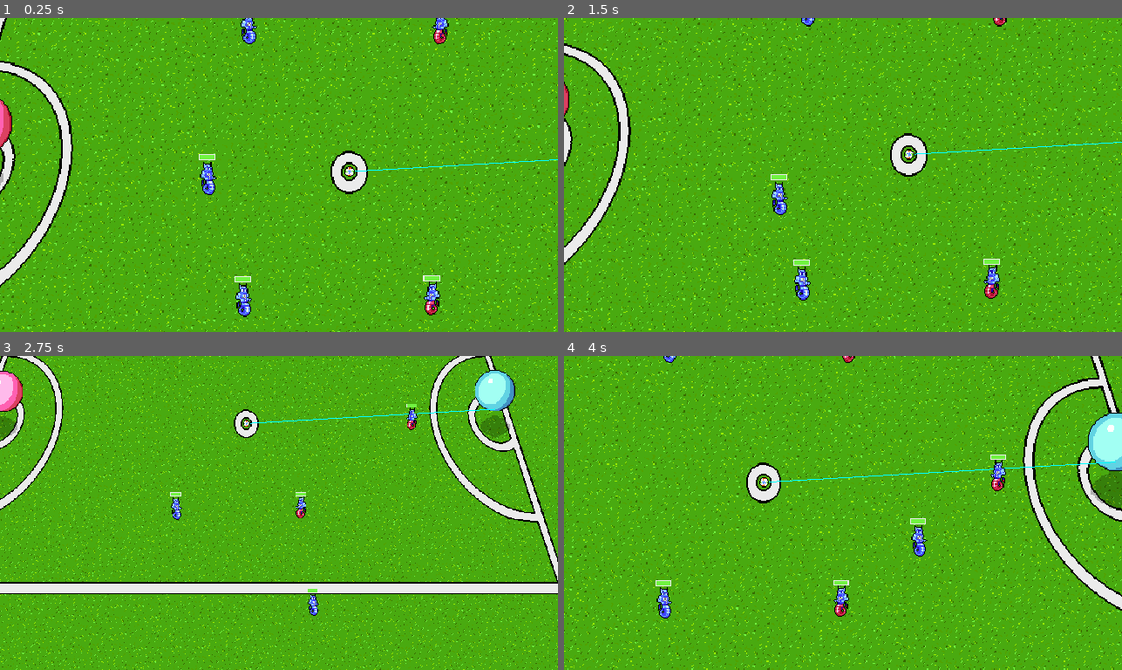
Above: before the commit, frames 1-4 (two rows, left to right).
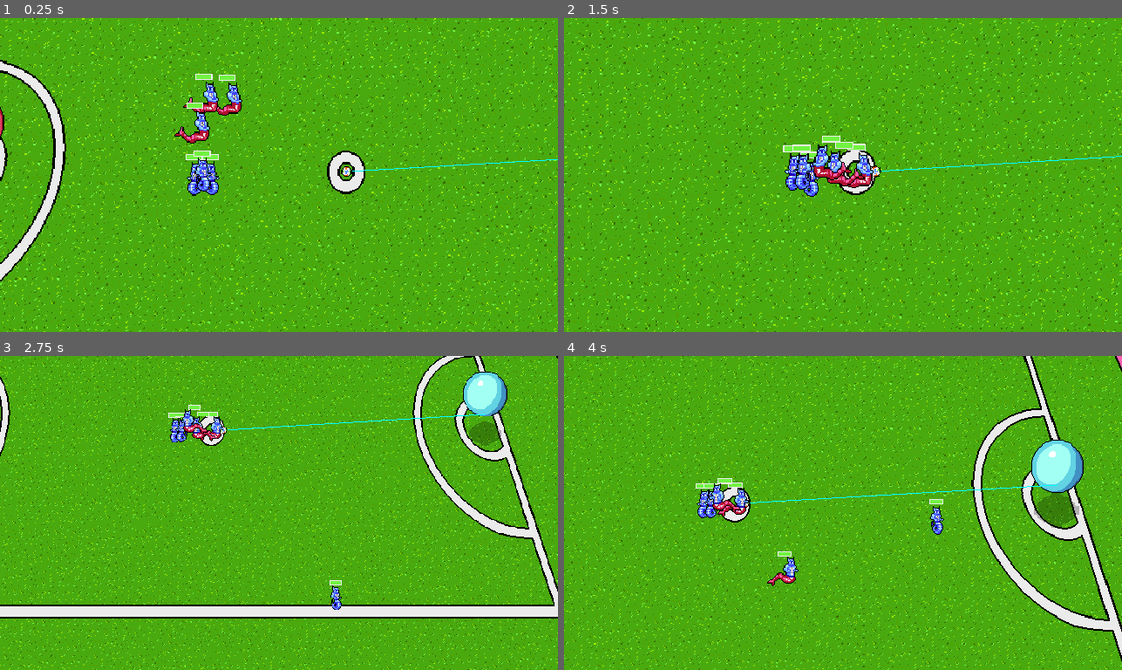
Above: after the commit, the same moments.

Repository: gamkedo-la/Elementaball
Game: Godot game, scene res://Node2D.tscn
Same seed, same stepped clock (60 frames per second), same inputs: the game is played once before the commit and once after it.
Inputs:
- Up to frame 1 (0.25 s): no input
- Up to frame 2 (1.5 s): hold Right (ui_right) 0.53-1.28 s; hold Down (ui_down) from 1.28 s (still down)
- Up to frame 3 (2.75 s): release Down (ui_down) at 2.03 s; hold Right (ui_right) from 2.03 s (still down)
- Up to frame 4 (4 s): release Right (ui_right) at 2.78 s; hold Up (ui_up) 2.78-3.53 s; hold Left (ui_left) from 3.53 s (still down)

The runs differ from the first frame. In frame 1, 17% of the frame differs, in the area x 0-100%, y 0-100%; in frame 2, 17%; in frame 3, 27%; in frame 4, 23%.
Error before the commit: Invalid get index 'global_position' (on base: 'Nil'). (res://Players/Player.gd:149)

Commit message:
Muddling through movement AI by trial and error (WIP)

Diff:
--- a/Node2D.tscn
+++ b/Node2D.tscn
@@ -10,19 +10,19 @@
 [ext_resource path="res://Art/Sprites/enemy_goal.png" type="Texture" id=8]
 [ext_resource path="res://Players/blue_player_stats.tres" type="Resource" id=10]
 
+[sub_resource type="AnimationNodeStateMachinePlayback" id=1]
+
+[sub_resource type="AnimationNodeStateMachinePlayback" id=2]
+
+[sub_resource type="AnimationNodeStateMachinePlayback" id=3]
+
+[sub_resource type="AnimationNodeStateMachinePlayback" id=4]
+
 [sub_resource type="AnimationNodeStateMachinePlayback" id=5]
 
 [sub_resource type="AnimationNodeStateMachinePlayback" id=6]
 
-[sub_resource type="AnimationNodeStateMachinePlayback" id=7]
-
-[sub_resource type="AnimationNodeStateMachinePlayback" id=2]
-
-[sub_resource type="AnimationNodeStateMachinePlayback" id=3]
-
-[sub_resource type="AnimationNodeStateMachinePlayback" id=4]
-
-[sub_resource type="CircleShape2D" id=1]
+[sub_resource type="CircleShape2D" id=7]
 radius = 42.2346
 
 [node name="Main" type="Node2D"]
@@ -106,8 +106,21 @@
 fieldPosition = "EnemyCenter"
 starting_stats = ExtResource( 10 )
 
+[node name="InterceptArea" parent="Enemy" index="0"]
+position = Vector2( 0, 0 )
+
+[node name="Health Bar" parent="Enemy" index="1"]
+margin_left = -73.3222
+margin_top = -46.9349
+margin_right = -73.3222
+margin_bottom = -46.9349
+
+[node name="EnemyCollider" parent="Enemy" index="2"]
+position = Vector2( 0.148666, -0.743263 )
+rotation = 0.0283279
+
 [node name="AnimationTree" parent="Enemy" index="4"]
-parameters/playback = SubResource( 2 )
+parameters/playback = SubResource( 4 )
 
 [node name="Enemy3" parent="." groups=[
 "enemy_team",
--- a/Players/AIPlayer.gd
+++ b/Players/AIPlayer.gd
@@ -14,6 +14,7 @@
 var tacklerIsSelf = false
 var stealCooldown = false
 var defenseZone
+var myOpponent = "opposing_team"
 
 #States for offense
 export var controlling = false
@@ -73,6 +74,9 @@
 
 	if self.is_in_group("enemy_team"):
 		characterName = characterName + " Enemy"
+		myOpponent = "player_team"
+	else:
+		myOpponent = "enemy_team"
 
 	idleAnim = characterName + " Idle"
 	runningAnim = characterName + " Run"
@@ -84,15 +88,26 @@
 func _physics_process(delta):
 	if controlling == false:
 
+		if inPossession:
+			return
+
 		#if the enemy's defense range collides with the ball
 		if intercepting == true:
+			#print("intercepting")
 			intercept()
 
-		#TODO if ball is out of range, returns to assigned zone
+		#If nobody has the ball, try to get it.
+		elif !ball.playerInPossession:
+			destination = ball.global_position
+			velocity = (destination-self.position).normalized()*speed;
+
+		#If ball is out of range, returns to assigned zone
 		else:
 			defend_zone()
 		update()
 		#TODO: Add offensive AI - running toward goal, passing, kicking
+
+		velocity = move_and_slide(velocity)
 
 		if velocity.x > 0.1:
 			$ThingsToFlip.scale.x = -1
@@ -116,10 +131,16 @@
 	if(inDefenseZone == false):
 		destination = defenseZone.global_position
 		velocity = (destination-self.position).normalized()*speed;
-		_move_to_target("defenseZone")
-	else:
-		#TODO moves between ball and their own goal within assigned zone
-		velocity = Vector2.ZERO
+		#print("returning to defense zone")
+	else:
+		#Moves between ball and their own goal within assigned zone
+		var goalPosition = Vector2()
+		goalPosition = get_node("../Goal").global_position
+		destination = Geometry.get_closest_point_to_segment_2d (Vector2.ZERO, to_local(ball.position), to_local(goalPosition))
+		velocity = (destination-Vector2.ZERO).normalized()*speed;
+		#print("guarding defense zone")
+
+	check_and_slide()
 
 func set_possession(player):
 	if player == self:
@@ -135,9 +156,8 @@
 
 
 func intercept(type = "normal"):
-	if destination == to_local(ball.playerInPossession.global_position):
-		_move_to_target("tackle")
-	elif destination != to_local(ball.global_position):
+	var distance2Target = destination.distance_to(Vector2.ZERO);
+	if destination != to_local(ball.global_position):
 		reset_intercept()
 	else:
 		velocity = (destination-Vector2.ZERO).normalized()*speed;
@@ -146,25 +166,19 @@
 func _move_to_target(targetType):
 	var distance2Target = destination.distance_to(Vector2.ZERO);
 	var ballPosition = to_local(ball.global_position)
-	var tackleTarget = to_local(ball.playerInPossession.global_position)
-	if(destination == tackleTarget and distance2Target > 30):
-		check_and_slide(distance2Target)
-	elif(destination == ballPosition  and distance2Target > 50):
-		check_and_slide(distance2Target)
-	elif (targetType == "intercept" and destination != to_local(ball.global_position)):
-		destination = ballPosition
-	elif (destination == ballPosition and ball.kicking == false and stealCooldown == false and tacklingInProgress == false):
-		_try_steal();
-	elif distance2Target > 30:
-		check_and_slide(distance2Target)
-	else: velocity = Vector2.ZERO
-
-
-func check_and_slide(distance2Target, delta = get_physics_process_delta_time()):
-	if distance2Target >= velocity.length() * delta:
-		move_and_slide(velocity)
-	else:
-		move_and_slide(position.direction_to(destination) * distance2Target * 1/delta)
+	if ball.playerInPossession:
+		if (targetType == "intercept" and destination != ballPosition):
+			destination = ballPosition
+			check_and_slide()
+		elif distance2Target >= 20:
+			check_and_slide()
+		elif (destination == ballPosition and ball.kicking == false and stealCooldown == false and tacklingInProgress == false):
+			_try_steal();
+	else: check_and_slide()
+
+
+func check_and_slide(distance2Target = destination.distance_to(Vector2.ZERO), delta = get_physics_process_delta_time()):
+	return
 
 func _try_steal():
 	tacklerIsSelf = true
@@ -172,6 +186,7 @@
 	SceneController.emit_signal("tackling", true)
 	ball.target = ball.playerInPossession
 	destination = to_local(ball.playerInPossession.global_position)
+	check_and_slide()
 	aniMachine.travel(tackleAnim)
 
 func toggle_tackling(trueOrFalse):
@@ -193,12 +208,16 @@
 	var goalPosition = Vector2()
 	goalPosition = get_node("../Goal").global_position
 	destination = Geometry.get_closest_point_to_segment_2d (Vector2.ZERO, to_local(ball.position), to_local(goalPosition))
-	#the enemy moves toward the ball TODO: while blocking own goal
+	#the enemy moves toward the ball
 	velocity = (destination-Vector2.ZERO).normalized()*speed;
 	_move_to_target("intercept")
 
 func check_steal():
-	if _check_collisions() and ("Player" in _check_collisions() or "Ball" in _check_collisions()):
+	print("checking for successful steal")
+	if _check_collisions():
+		print("there was a collision")
+	if _check_collisions() and _check_collisions().is_in_group(myOpponent):
+		print("steal successful")
 		ball.calc_tackle_damage(type)
 		yield(ball, "calculated")
 		intercepting = false
@@ -213,11 +232,11 @@
 	stealCooldown = false
 
 func _on_InterceptArea_body_entered(body):
-	if body == ball.playerInPossession and ball.enemyPossession == false:
+	if body == ball.playerInPossession and body.is_in_group(myOpponent):
 		intercepting = true
 
 func _on_InterceptArea_body_exited(body):
-	if body == ball.playerInPossession and ball.enemyPossession == false:
+	if body == ball.playerInPossession and body.is_in_group(myOpponent):
 		intercepting = false
 
 func _on_DefenseZone_body_entered(body):
@@ -231,4 +250,4 @@
 	if slide_count:
 		var collision = get_slide_collision(slide_count - 1)
 		var collider = collision.collider
-		return collider.name
+		return collider
Not shown: 6 places in Node2D.tscn that only renumber resources
